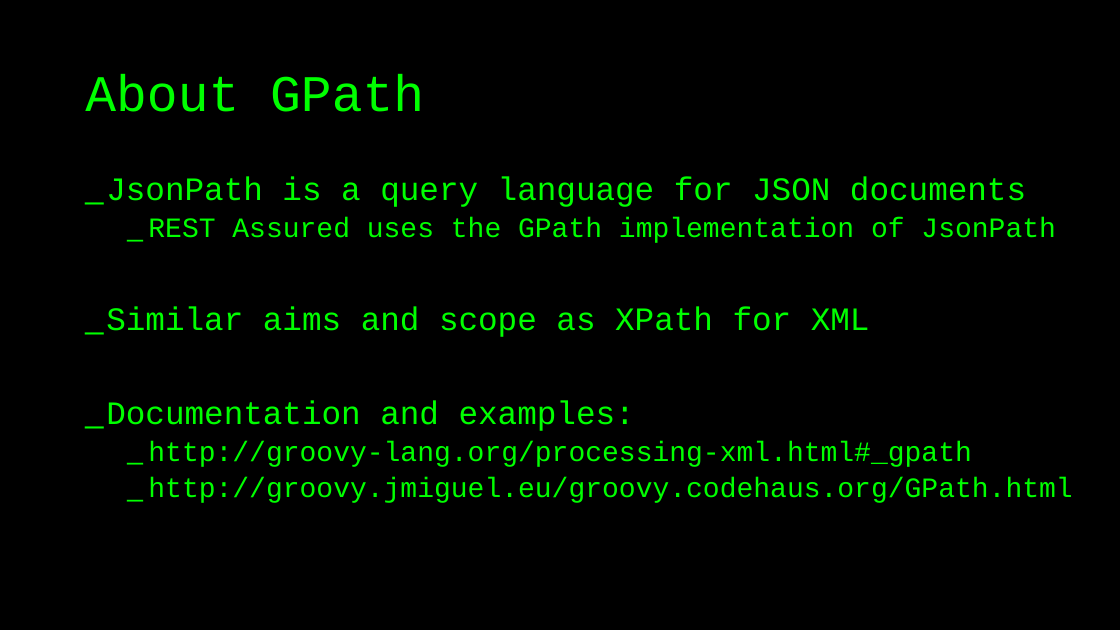
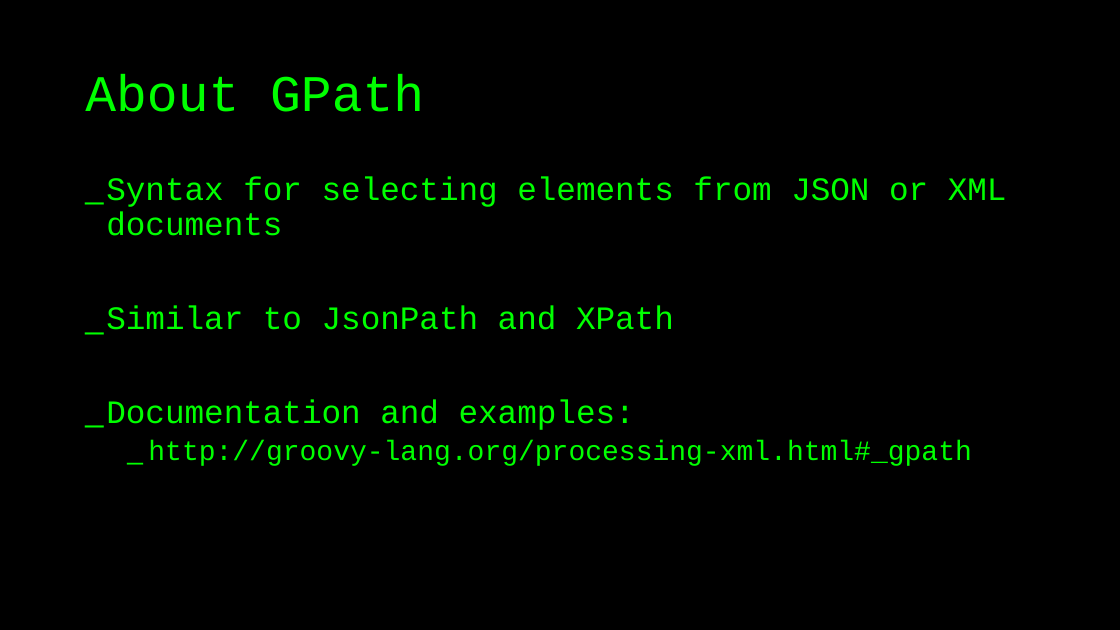
Before and after one commit to basdijkstra/rest-assured-workshop, a slide deck: slide 29 of RestAssuredWorkshop.pptx. Drawn at 1120x630 pixels with LibreOffice and Linux fonts; fonts in the diff are those of the drawing. Boxes give left, top, right and bottom in pixels: in the first picture for what was removed or moved away, otherwise in the second. Text is boxed around its words. In the diff, an @@ line names an element or a change of style, - is before the commit and + after.

```diff
--- a/RestAssuredWorkshop.pptx
+++ b/RestAssuredWorkshop.pptx
@@ text at (x1=106, y1=176, x2=1007, y2=330): text changed @@
-_ JsonPath is a query language for JSON documents
-  _ REST Assured uses the GPath implementation of JsonPath
-_ Similar aims and scope as XPath for XML
+_ Syntax for selecting elements from JSON or XML documents
+_ Similar to JsonPath and XPath
@@ text at (x1=148, y1=477, x2=1072, y2=503): paragraph removed @@
-  _ http://groovy.jmiguel.eu/groovy.codehaus.org/GPath.html
```
Also in this commit, not shown: 38 other slides changed, 2 other files.
